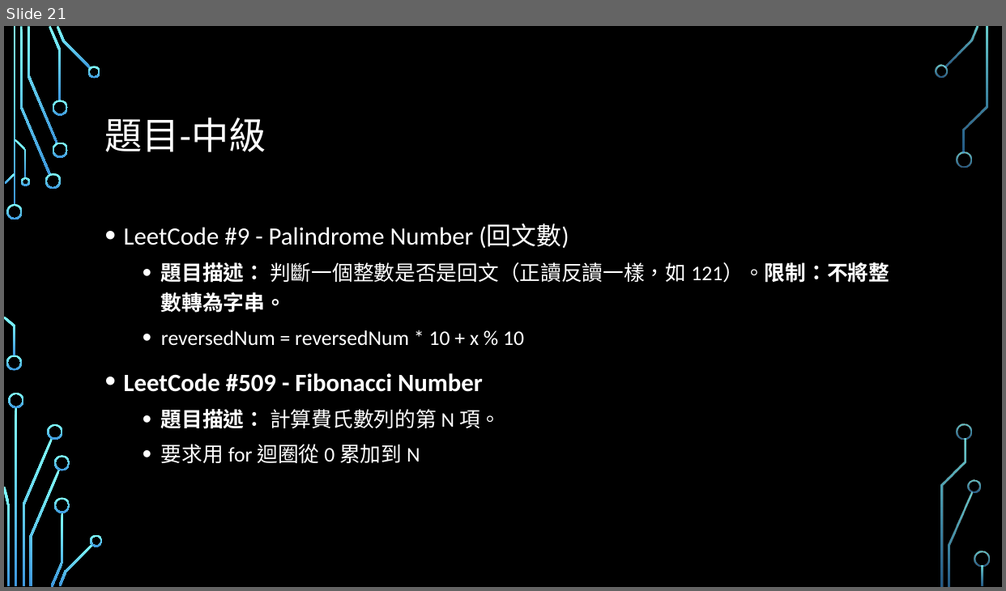
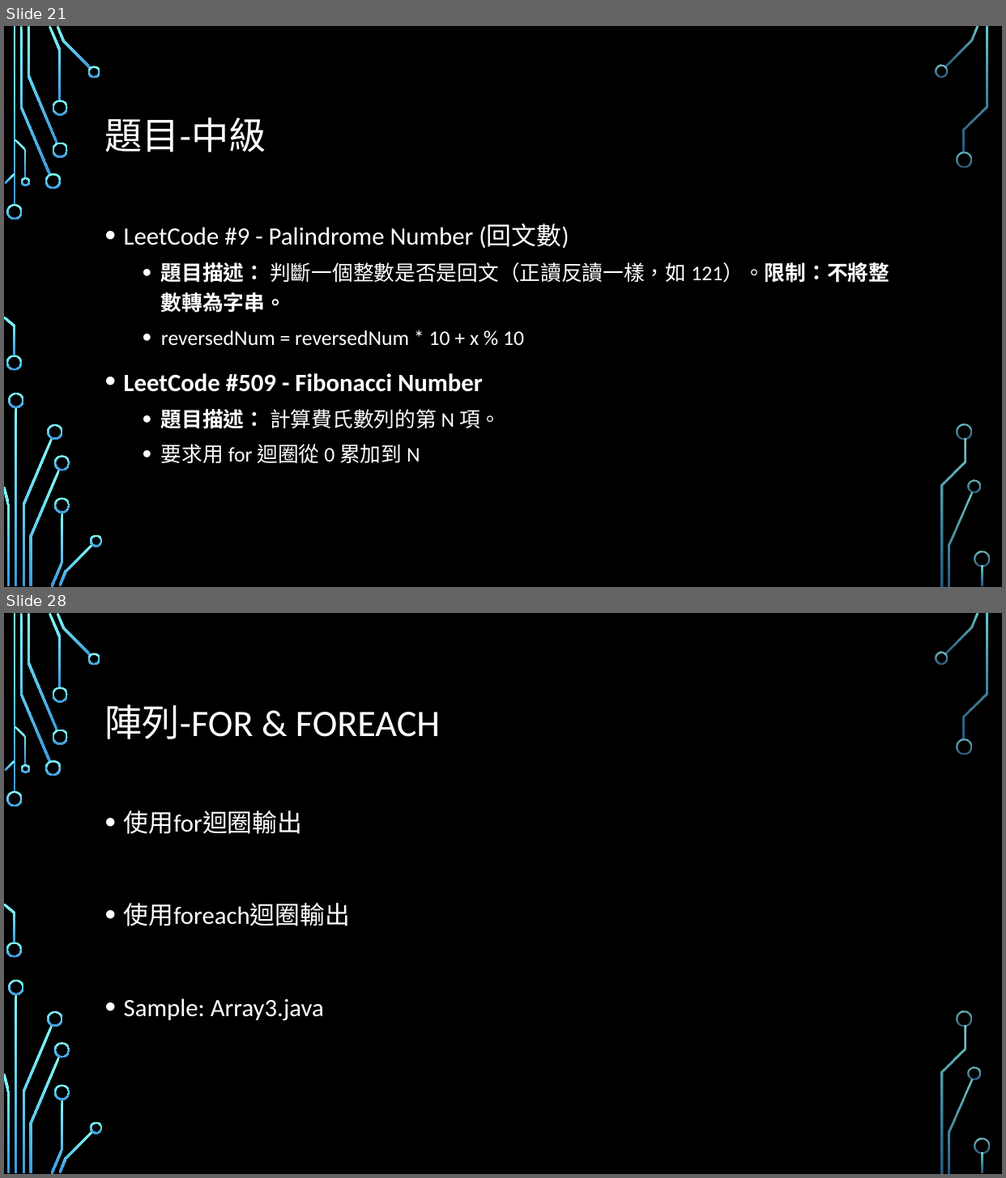
Before and after one commit to Alvin-Lo0729/ncut-java, a slide deck: doc/JAVA0123.pptx. Shown one above the other, each under a label of ours: slide 21 before the commit, slides 21 and 28 after it; the slides between them are not shown. The pictures are 1006x591 and 1006x1178 pixels, drawn with LibreOffice and Linux fonts; fonts in the diff are those of the drawing; background and template pictures are left out. Boxes give left, top, right and bottom in pixels: in the first picture for what was removed or moved away, otherwise in the second. Text is boxed around its words. In the diff, an @@ line names an element or a change of style, - is before the commit and + after.

```diff
--- a/doc/JAVA0123.pptx
+++ b/doc/JAVA0123.pptx
@@ slide 28 added at bbox=[4, 613, 1002, 1174], background picture (left out); not listed: 36 template elements that a slide beside it also shows @@
@@ title added at bbox=[105, 705, 440, 739], 36 pt, text #FFFFFF @@
+陣列-FOR & FOREACH
@@ text added at bbox=[124, 811, 350, 1021], 24 pt, text #FFFFFF @@
+• 使用for迴圈輸出
+• 使用foreach迴圈輸出
+• Sample: Array3.java
```
Also in this commit, not shown: 9 other slides added, 7 other files.
